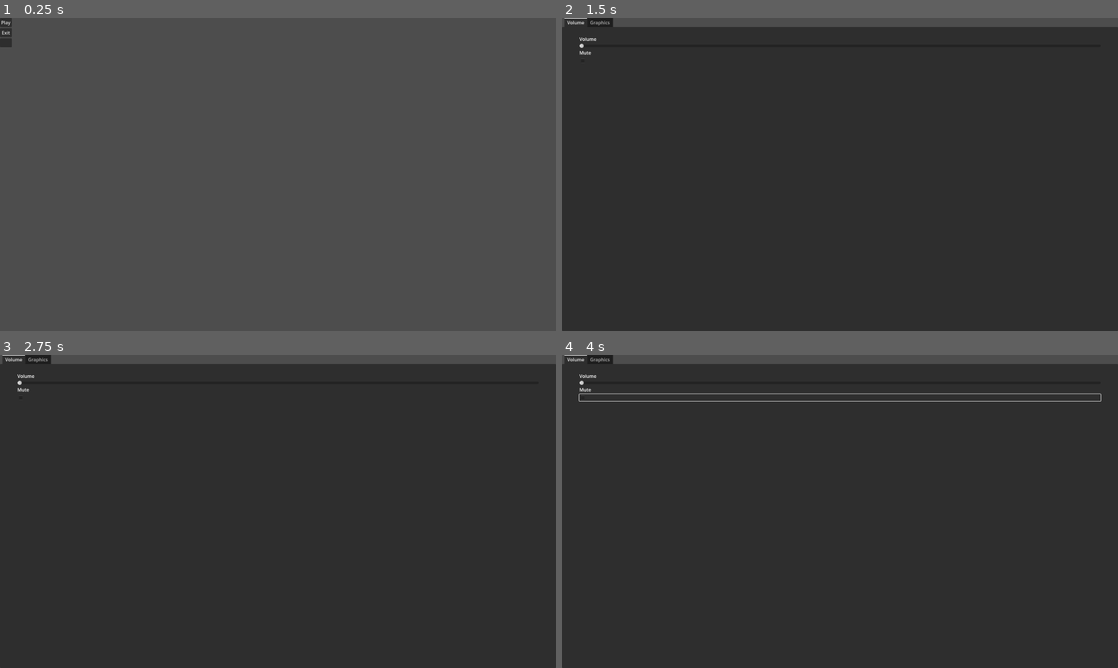
Above: before the commit, frames 1-4 (two rows, left to right).
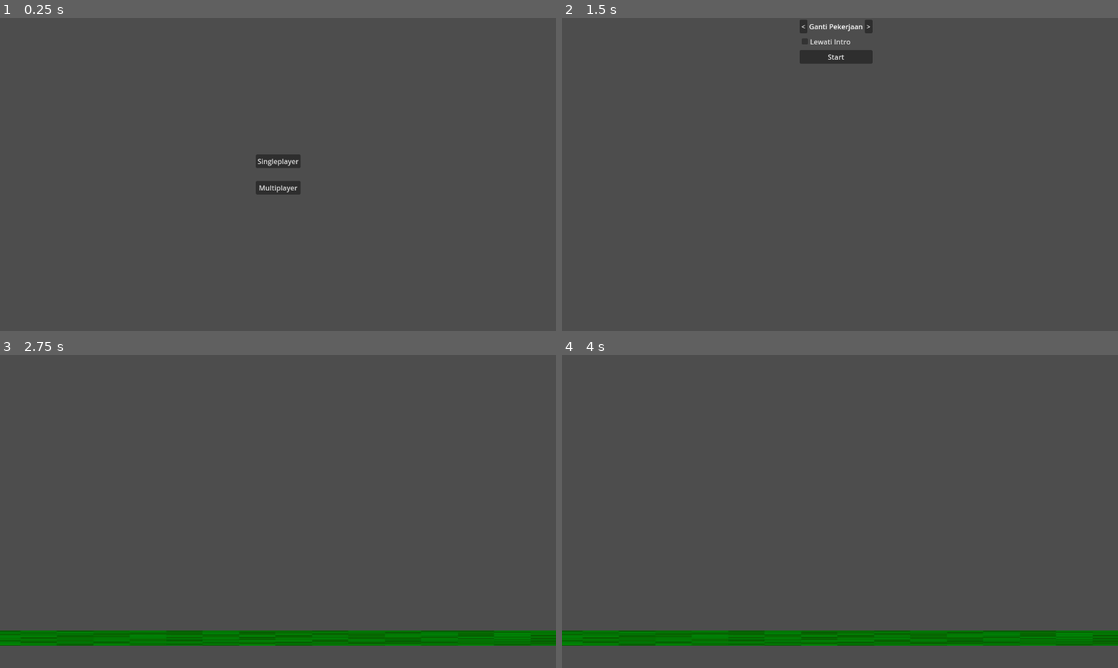
Above: after the commit, the same moments.

Repository: birugh/minimart
Game: Godot game, scene res://Interface/play_menu.tscn
The game is run twice, just before and just after one commit, with the same random seed, the same clock (stepped at 60 frames per second) and the same inputs. Before the commit the project starts from res://Interface/main_menu.tscn.
Inputs (mouse positions are in pixels of both pictures, inside the frame that each line leads up to):
- Up to frame 1 (0.25 s): no input
- Up to frame 2 (1.5 s): click (840, 161) at 0.5 s, where only the run after the commit has a clickable "Singleplayer"; click (567, 43) at 1.27 s
- Up to frame 3 (2.75 s): click (272, 392) at 2 s, where only the run after the commit has a clickable "Start"
- Up to frame 4 (4 s): click (840, 398) at 2.77 s; tap Enter (ui_accept) at 3.5, 3.6, 3.77 s; hold Right (ui_right) from 3.53 s (still down)

The runs differ from the first frame. In frame 1, 0.8% of the frame differs, in the area x 0-54%, y 0-57%; in frame 2, 97%; in frame 3, 97%, in the area x 0-100%, y 0-100%; in frame 4, 97%.

Commit message:
Update interface & multiplayer gameplay
Interface:
1. multiplayer menu

Node2D:
1. gameplay (for prototype singleplayer & multiplayer)
2. player (for movement & sprite)

script
1. GameManager.gd
2. multiplayer_menu.gd
3. SceneManager
4. player.gd

and some organizing folder & file.

Diff:
--- a/Interface/multiplayer_menu.tscn
+++ b/Interface/multiplayer_menu.tscn
@@ -1,6 +1,6 @@
 [gd_scene load_steps=2 format=3 uid="uid://dwmbphp2deivs"]
 
-[ext_resource type="Script" path="res://Scripts/play_menu.gd" id="1_j5jeb"]
+[ext_resource type="Script" path="res://Scripts/multiplayer_menu.gd" id="1_j5jeb"]
 
 [node name="Play_Menu" type="Control"]
 layout_mode = 3
@@ -11,27 +11,45 @@
 grow_vertical = 2
 script = ExtResource("1_j5jeb")
 
-[node name="MarginContainer" type="MarginContainer" parent="."]
-layout_mode = 1
-anchors_preset = 8
-anchor_left = 0.5
-anchor_top = 0.5
-anchor_right = 0.5
-anchor_bottom = 0.5
-grow_horizontal = 2
-grow_vertical = 2
+[node name="Label" type="Label" parent="."]
+layout_mode = 0
+offset_left = 104.0
+offset_top = 112.0
+offset_right = 151.0
+offset_bottom = 135.0
+text = "Name"
 
-[node name="VBoxContainer" type="VBoxContainer" parent="MarginContainer"]
-layout_mode = 2
-theme_override_constants/separation = 30
+[node name="LineEdit" type="LineEdit" parent="."]
+layout_mode = 0
+offset_left = 190.0
+offset_top = 96.0
+offset_right = 930.0
+offset_bottom = 149.0
 
-[node name="Singleplayer_Button" type="Button" parent="MarginContainer/VBoxContainer"]
-layout_mode = 2
-text = "Create Lobby"
+[node name="Host" type="Button" parent="."]
+layout_mode = 0
+offset_left = 393.0
+offset_top = 175.0
+offset_right = 482.0
+offset_bottom = 238.0
+text = "Host"
 
-[node name="Multiplayer_Button" type="Button" parent="MarginContainer/VBoxContainer"]
-layout_mode = 2
-text = "Join Lobby"
+[node name="Start Game" type="Button" parent="."]
+layout_mode = 0
+offset_left = 190.0
+offset_top = 175.0
+offset_right = 385.0
+offset_bottom = 238.0
+text = "Start Game"
 
-[connection signal="pressed" from="MarginContainer/VBoxContainer/Singleplayer_Button" to="." method="_on_singleplayer_button_pressed"]
-[connection signal="pressed" from="MarginContainer/VBoxContainer/Multiplayer_Button" to="." method="_on_multiplayer_button_pressed"]
+[node name="Join" type="Button" parent="."]
+layout_mode = 0
+offset_left = 489.0
+offset_top = 175.0
+offset_right = 566.0
+offset_bottom = 238.0
+text = "Join"
+
+[connection signal="button_down" from="Host" to="." method="_on_host_button_down"]
+[connection signal="button_down" from="Start Game" to="." method="_on_start_game_button_down"]
+[connection signal="button_down" from="Join" to="." method="_on_join_button_down"]
--- a/Interface/settings.tscn
+++ b/Interface/settings.tscn
@@ -16,6 +16,10 @@
 anchors_preset = 15
 anchor_right = 1.0
 anchor_bottom = 1.0
+offset_left = 247.0
+offset_top = 139.0
+offset_right = -247.0
+offset_bottom = -242.0
 grow_horizontal = 2
 grow_vertical = 2
 current_tab = 0
@@ -94,7 +98,16 @@
 [node name="Fullscreen" type="CheckBox" parent="TabContainer/Graphics/MarginContainer2/VBoxContainer"]
 layout_mode = 2
 
+[node name="Button" type="Button" parent="."]
+layout_mode = 0
+offset_left = 248.0
+offset_top = 846.0
+offset_right = 339.0
+offset_bottom = 908.0
+text = "Ok"
+
 [connection signal="value_changed" from="TabContainer/Volume/MarginContainer/VBoxContainer/Volume" to="." method="_on_volume_value_changed"]
 [connection signal="toggled" from="TabContainer/Volume/MarginContainer/VBoxContainer/Volume_Mute" to="." method="_on_check_box_toggled"]
 [connection signal="item_selected" from="TabContainer/Graphics/MarginContainer2/VBoxContainer/Resolutions" to="." method="_on_resolutions_item_selected"]
 [connection signal="toggled" from="TabContainer/Graphics/MarginContainer2/VBoxContainer/Fullscreen" to="." method="_on_fullscreen_toggled"]
+[connection signal="pressed" from="Button" to="." method="_on_button_pressed"]
--- a/Interface/singleplayer_menu.gd
+++ /dev/null
@@ -1 +0,0 @@
-extends Control
--- a/Interface/singleplayer_menu.tscn
+++ b/Interface/singleplayer_menu.tscn
@@ -1,6 +1,6 @@
 [gd_scene load_steps=2 format=3 uid="uid://d6blesnjml5"]
 
-[ext_resource type="Script" path="res://Interface/singleplayer_menu.gd" id="1_bbmke"]
+[ext_resource type="Script" path="res://Scripts/singleplayer_menu.gd" id="1_bbmke"]
 
 [node name="Singleplayer" type="Control"]
 layout_mode = 3
@@ -67,3 +67,5 @@
 [node name="RightPadding" type="MarginContainer" parent="MarginContainer/HBoxContainer"]
 layout_mode = 2
 theme_override_constants/margin_right = 100
+
+[connection signal="pressed" from="MarginContainer/HBoxContainer/CustomizeContainer/VBoxContainer/Button" to="." method="_on_button_pressed"]
--- /dev/null
+++ b/Scripts/GameManager.gd
@@ -0,0 +1,12 @@
+extends Node
+
+var Player = {}
+
+# Called when the node enters the scene tree for the first time.
+func _ready() -> void:
+	pass # Replace with function body.
+
+
+# Called every frame. 'delta' is the elapsed time since the previous frame.
+func _process(delta: float) -> void:
+	pass
--- /dev/null
+++ b/Scripts/SceneManager.gd
@@ -0,0 +1,21 @@
+extends Node2D
+
+@export var PlayerScene : PackedScene
+
+# Called when the node enters the scene tree for the first time.
+func _ready() -> void:
+	var index = 0
+	for i in GameManager.Player:
+		var currentPlayer = PlayerScene.instantiate()
+		currentPlayer.name =  str(GameManager.Player[i].id)
+		add_child(currentPlayer)
+		for spawn in get_tree().get_nodes_in_group("PlayerSpawnPoint"):
+			if spawn.name == str(index):
+				currentPlayer.global_position = spawn.global_position
+		index += 1
+	pass # Replace with function body.
+
+
+# Called every frame. 'delta' is the elapsed time since the previous frame.
+func _process(delta: float) -> void:
+	pass
--- /dev/null
+++ b/Scripts/multiplayer_menu.gd
@@ -0,0 +1,77 @@
+extends Control
+
+@export var Adress = "127.0.0.1"
+@export var port = 8910
+var peer
+
+func _ready() -> void:
+	multiplayer.peer_connected.connect(peer_connected)
+	multiplayer.peer_disconnected.connect(peer_disconnected)
+	multiplayer.connected_to_server.connect(connected_to_server)
+	multiplayer.connection_failed.connect(connection_failed)
+	pass
+
+func _process(delta: float) -> void:
+	pass
+
+func peer_connected(id):
+	print("Player connected " + str(id))
+
+func peer_disconnected(id):
+	print("Player disconnected "+str(id))
+
+func connected_to_server():
+	print("Connected to server!")
+	SendPlayerInformation.rpc_id(1, $LineEdit.text, multiplayer.get_unique_id())
+
+func connection_failed():
+	print("Couldnt server!")
+
+@rpc("any_peer")
+func SendPlayerInformation(name, id):
+	if !GameManager.Player.has(id):
+		GameManager.Player[id] ={
+			"name" : name,
+			"id" : id,
+			"score" : 0
+		}
+	if multiplayer.is_server():
+		for i in GameManager.Player:
+			SendPlayerInformation.rpc(GameManager.Player[i].name, i)
+
+@rpc("any_peer")
+func StartGame():
+	#if multiplayer.is_connected():
+		#return
+	print("Starting game on peer: ", multiplayer.get_unique_id())
+	print("Current players: ", GameManager.Player)
+	var scene = load("res://gameplay/gameplay.tscn").instantiate()
+	get_tree().root.add_child(scene)
+	self.hide()
+
+func _on_host_button_down() -> void:
+	peer = ENetMultiplayerPeer.new()
+	var error = peer.create_server(port, 2)
+	if error != OK:
+		print("Cannot host" + str(error))
+		return
+	peer.get_host().compress(ENetConnection.COMPRESS_RANGE_CODER)
+
+	multiplayer.set_multiplayer_peer(peer)
+	print("Waiting for player")
+	SendPlayerInformation($LineEdit.text, multiplayer.get_unique_id())
+	pass # Replace with function body.
+
+
+func _on_join_button_down() -> void:
+	peer = ENetMultiplayerPeer.new()
+	peer.create_client(Adress, port)
+	peer.get_host().compress(ENetConnection.COMPRESS_RANGE_CODER)
+	multiplayer.set_multiplayer_peer(peer)
+	pass # Replace with function body.
+
+
+func _on_start_game_button_down() -> void:
+	StartGame.rpc()
+	StartGame()
+	pass # Replace with function body.
--- a/Scripts/play_menu.gd
+++ b/Scripts/play_menu.gd
@@ -1,8 +1,8 @@
 extends Control
 
+
 func _on_singleplayer_button_pressed() -> void:
-	get_tree().change_scene_to_file("res://Interface/settings.tscn")
-
+	get_tree().change_scene_to_file("res://Interface/singleplayer_menu.tscn")
 
 func _on_multiplayer_button_pressed() -> void:
 	get_tree().change_scene_to_file("res://Interface/multiplayer_menu.tscn")
--- /dev/null
+++ b/Scripts/player.gd
@@ -0,0 +1,28 @@
+extends CharacterBody2D
+
+
+const SPEED = 300.0
+const JUMP_VELOCITY = -400.0
+
+func _ready() -> void:
+	$MultiplayerSynchronizer.set_multiplayer_authority(str(name).to_int())
+
+func _physics_process(delta: float) -> void:
+	if $MultiplayerSynchronizer.get_multiplayer_authority() == multiplayer.get_unique_id():
+		# Add the gravity.
+		if not is_on_floor():
+			velocity += get_gravity() * delta
+
+		# Handle jump.
+		if Input.is_action_just_pressed("ui_accept") and is_on_floor():
+			velocity.y = JUMP_VELOCITY
+
+		# Get the input direction and handle the movement/deceleration.
+		# As good practice, you should replace UI actions with custom gameplay actions.
+		var direction := Input.get_axis("ui_left", "ui_right")
+		if direction:
+			velocity.x = direction * SPEED
+		else:
+			velocity.x = move_toward(velocity.x, 0, SPEED)
+
+		move_and_slide()
--- a/Scripts/settings.gd
+++ b/Scripts/settings.gd
@@ -23,3 +23,7 @@
 		DisplayServer.window_set_mode(DisplayServer.WINDOW_MODE_FULLSCREEN)
 	else:
 		DisplayServer.window_set_mode(DisplayServer.WINDOW_MODE_WINDOWED)
+
+
+func _on_button_pressed() -> void:
+		get_tree().change_scene_to_file("res://Interface/main_menu.tscn")
--- /dev/null
+++ b/Scripts/singleplayer_menu.gd
@@ -0,0 +1,4 @@
+extends Control
+
+func _on_button_pressed() -> void:
+		get_tree().change_scene_to_file("res://gameplay/gameplay.tscn")
--- /dev/null
+++ b/gameplay/gameplay.tscn
@@ -0,0 +1,32 @@
+[gd_scene load_steps=5 format=3 uid="uid://cvhmj6r11lpld"]
+
+[ext_resource type="Texture2D" uid="uid://dpqa47etpctnw" path="res://grass.png" id="1_a8fus"]
+[ext_resource type="Script" path="res://Scripts/SceneManager.gd" id="1_btl0n"]
+[ext_resource type="PackedScene" uid="uid://k85v1qpvwydk" path="res://gameplay/player.tscn" id="2_76j74"]
+
+[sub_resource type="RectangleShape2D" id="RectangleShape2D_eewfk"]
+size = Vector2(1096.92, 1022.71)
+
+[node name="Gameplay" type="Node2D"]
+script = ExtResource("1_btl0n")
+PlayerScene = ExtResource("2_76j74")
+
+[node name="StaticBody2D" type="StaticBody2D" parent="."]
+
+[node name="Grass" type="Sprite2D" parent="StaticBody2D"]
+position = Vector2(634, 652)
+scale = Vector2(1.22445, 0.0319343)
+texture = ExtResource("1_a8fus")
+
+[node name="CollisionShape2D" type="CollisionShape2D" parent="StaticBody2D"]
+position = Vector2(633.439, 651.67)
+scale = Vector2(1.22445, 0.0319343)
+shape = SubResource("RectangleShape2D_eewfk")
+
+[node name="SpawnLocation" type="Node2D" parent="."]
+
+[node name="0" type="Node2D" parent="SpawnLocation" groups=["PlayerSpawnPoint"]]
+position = Vector2(84, 533)
+
+[node name="1" type="Node2D" parent="SpawnLocation" groups=["PlayerSpawnPoint"]]
+position = Vector2(1089, 514)
--- /dev/null
+++ b/gameplay/player.tscn
@@ -0,0 +1,27 @@
+[gd_scene load_steps=5 format=3 uid="uid://k85v1qpvwydk"]
+
+[ext_resource type="Script" path="res://Scripts/player.gd" id="1_q0834"]
+[ext_resource type="Texture2D" uid="uid://chlop34jwrejx" path="res://char.png" id="2_klewj"]
+
+[sub_resource type="RectangleShape2D" id="RectangleShape2D_b1h6a"]
+size = Vector2(52, 79)
+
+[sub_resource type="SceneReplicationConfig" id="SceneReplicationConfig_cfmb5"]
+properties/0/path = NodePath(".:position")
+properties/0/spawn = true
+properties/0/replication_mode = 1
+
+[node name="Player" type="CharacterBody2D"]
+script = ExtResource("1_q0834")
+
+[node name="Sprite2D" type="Sprite2D" parent="."]
+position = Vector2(-70, -45)
+scale = Vector2(0.172222, 0.172222)
+texture = ExtResource("2_klewj")
+
+[node name="CollisionShape2D" type="CollisionShape2D" parent="."]
+position = Vector2(-70, -44.5)
+shape = SubResource("RectangleShape2D_b1h6a")
+
+[node name="MultiplayerSynchronizer" type="MultiplayerSynchronizer" parent="."]
+replication_config = SubResource("SceneReplicationConfig_cfmb5")
--- a/project.godot
+++ b/project.godot
@@ -11,20 +11,28 @@
 [application]
 
 config/name="Minimart"
-run/main_scene="res://Interface/main_menu.tscn"
+run/main_scene="res://Interface/play_menu.tscn"
 config/features=PackedStringArray("4.3", "GL Compatibility")
 config/icon="res://icon.svg"
 
+[autoload]
+
+GameManager="*res://Scripts/GameManager.gd"
+
 [display]
 
-window/size/viewport_width=1920
-window/size/viewport_height=1080
+window/size/viewport_width=1280
+window/size/viewport_height=720
 window/stretch/mode="viewport"
 
 [dotnet]
 
 project/assembly_name="Minimart"
 
+[global_group]
+
+PlayerSpawnPoint=""
+
 [rendering]
 
 renderer/rendering_method="gl_compatibility"
Not shown: 2 places in Interface/play_menu.tscn that only renumber resources
Binary file added: char.png
Not shown, added: char.png.import
Binary file added: grass.png
Not shown, added: grass.png.import
